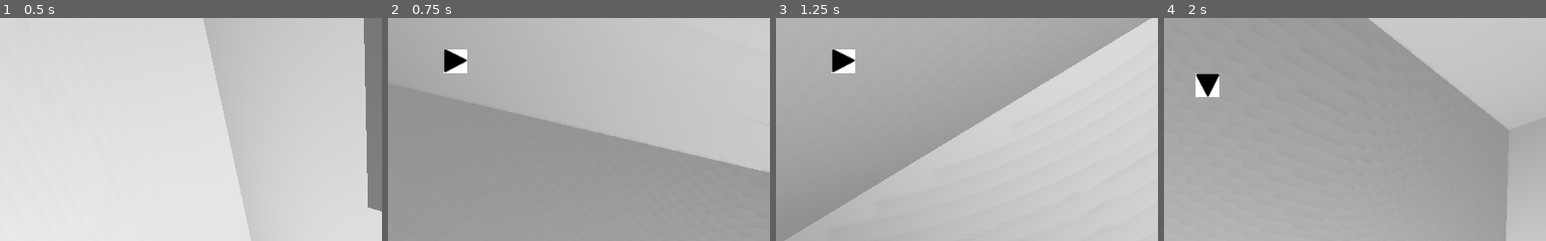
Above: before the commit, frames 1-4 (left to right).
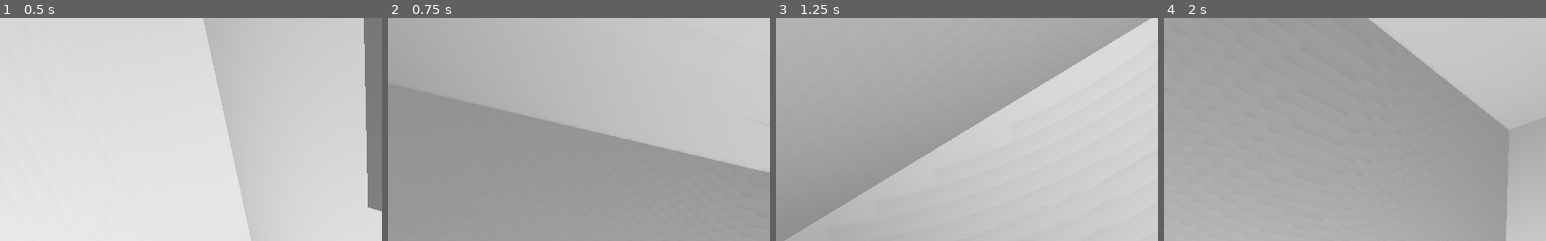
Above: after the commit, the same moments.

Repository: technofromage/SpaceGame
Game: Godot game, scene res://Spaceship.tscn
Same seed, same stepped clock (60 frames per second), same inputs: the game is played once before the commit and once after it.
Inputs (mouse positions are % of the whole screen's width and height, from its top left):
- Up to frame 1 (0.5 s): no input
- Up to frame 2 (0.75 s): tap Enter (ui_accept) at 0.5, 0.6 s; move the mouse to (72, 45) at 0.52 s; hold D (ui_right) from 0.53 s (still down)
- Up to frame 3 (1.25 s): keep holding D (ui_right); tap Enter (ui_accept) at 0.77, 1.07 s
- Up to frame 4 (2 s): move the mouse to (30, 55) at 1.27 s; release D (ui_right) at 1.28 s; hold S (ui_down) from 1.28 s (still down); tap Enter (ui_accept) at 1.35, 1.52, 1.82 s
The pictures show only the part of the screen within x 0-50%, y 0-50%; the shares and areas given below are measured in that part.

Frame 1 is identical in both runs. In frame 2, 0.7% of the frame differs, in the area x 14-21%, y 14-25%; in frame 3, 0.7%; in frame 4, 0.7%, in the area x 8-15%, y 24-36%.
Error before the commit: Invalid operands 'String' and 'Nil' in operator '+'. (res://PopupPanel.gd:29)

Commit message:
implemented turning

Diff:
--- a/KinematicBody.gd
+++ b/KinematicBody.gd
@@ -33,5 +33,3 @@
 		get_viewport().warp_mouse(Vector2(500,300))
 		rotation_horz=get_viewport().get_mouse_position().x-500
 		rotate_y(-rotation_horz*sensitivity_horz)
-	globals.accel.x = Input.get_action_strength("ui_right") - Input.get_action_strength("ui_left")
-	globals.accel.z = Input.get_action_strength("ui_down") - Input.get_action_strength("ui_up")
--- a/PopupPanel.gd
+++ b/PopupPanel.gd
@@ -2,13 +2,14 @@
 var is_open=false
 var history
 var text
-var functionsG=["forward","backward","left","right"]
+var functionsG=["forward","back","left","right"]
 var functionsR=["go","turn"]
 
 func _ready():
 	history=get_child(0)
 	text=get_child(1)
 	history.set_syntax_coloring(true)
+	text.set_syntax_coloring(true)
 	for word in functionsR:
 		history.add_keyword_color(word,Color.royalblue)
 		text.add_keyword_color(word,Color.royalblue)
@@ -39,17 +40,35 @@
 	is_open=false
 
 func proccess(text):
-	var words = text.rsplit(" ",false,2)
-	var pieces
-	for word in words:
-		pieces = word.rsplit(".",false,2)
-		#Note: I dont think godot does a switch method
-		if pieces[0]=="stop":
-			globals.accel=Vector3(0,0,0)
-			globals.rot_accel=Vector3(0,0,0)
-			return "all thrust stoped"
-		if pieces[0]=="go":
-			if pieces[1]=="forward":
-				globals.accel.y=1
-				return "forward thruster set"
-		return "error"
+	var words = text.strip_edges().rsplit(" ",true,2)
+	if words[0]=="stop":
+		globals.accel=Vector3(0,0,0)
+		globals.rot_accel=Vector3(0,0,0)
+		return "all thrust stoped"
+	if words[0]=="go":
+		if words[1]=="forward":
+			globals.accel.z=-1
+			return "forward thruster on"
+		if words[1]=="back":
+			globals.accel.z=1
+			return "reverse thruster on"
+		if words[1]=="left":
+			globals.accel.x=-1
+			return "right thruster on"
+		if words[1]=="right":
+			globals.accel.x=1
+			return "left thruster on"
+	if words[0]=="turn":
+		if words[1]=="forward":
+			globals.rot_accel.y=-1
+			return "forward thruster on"
+		if words[1]=="back":
+			globals.rot_accel.y=1
+			return "reverse thruster on"
+		if words[1]=="left":
+			globals.rot_accel.x=-1
+			return "right thruster on"
+		if words[1]=="right":
+			globals.rot_accel.x=1
+			return "left thruster on"
+	return "error"
--- a/project.godot
+++ b/project.godot
@@ -33,6 +33,13 @@
 
 [input]
 
+ui_accept={
+"deadzone": 0.5,
+"events": [ Object(InputEventKey,"resource_local_to_scene":false,"resource_name":"","device":0,"alt":false,"shift":false,"control":false,"meta":false,"command":false,"pressed":false,"scancode":16777221,"unicode":0,"echo":false,"script":null)
+, Object(InputEventKey,"resource_local_to_scene":false,"resource_name":"","device":0,"alt":false,"shift":false,"control":false,"meta":false,"command":false,"pressed":false,"scancode":16777222,"unicode":0,"echo":false,"script":null)
+, Object(InputEventJoypadButton,"resource_local_to_scene":false,"resource_name":"","device":0,"button_index":0,"pressure":0.0,"pressed":false,"script":null)
+ ]
+}
 ui_focus_next={
 "deadzone": 0.5,
 "events": [  ]
